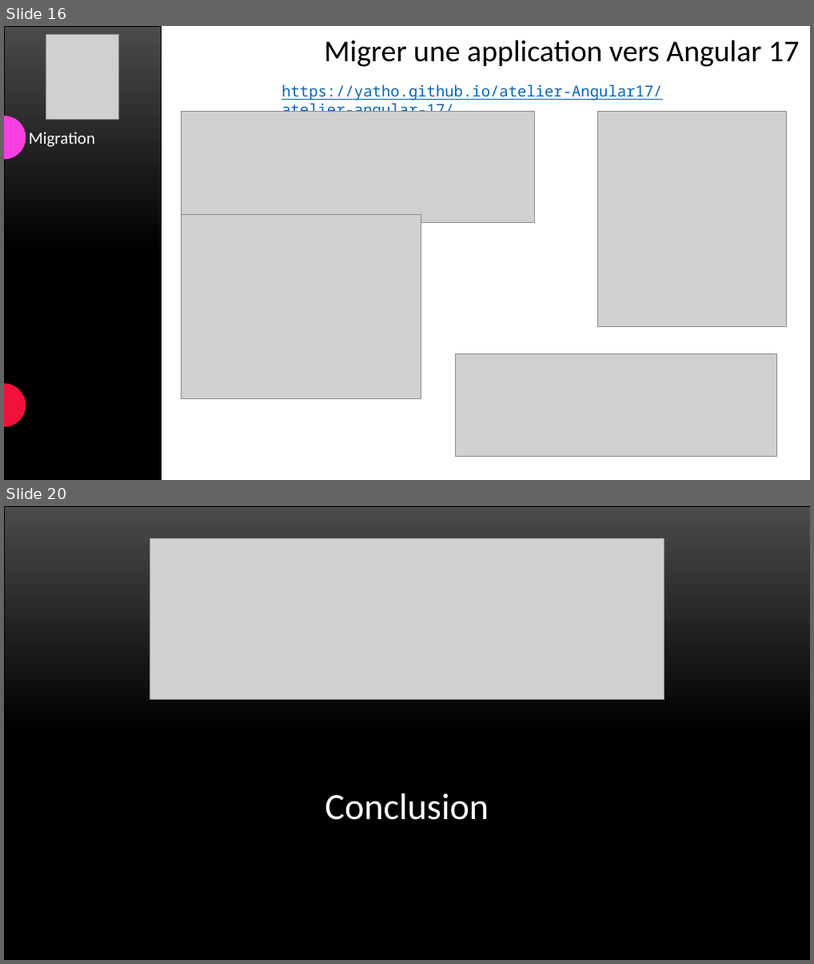
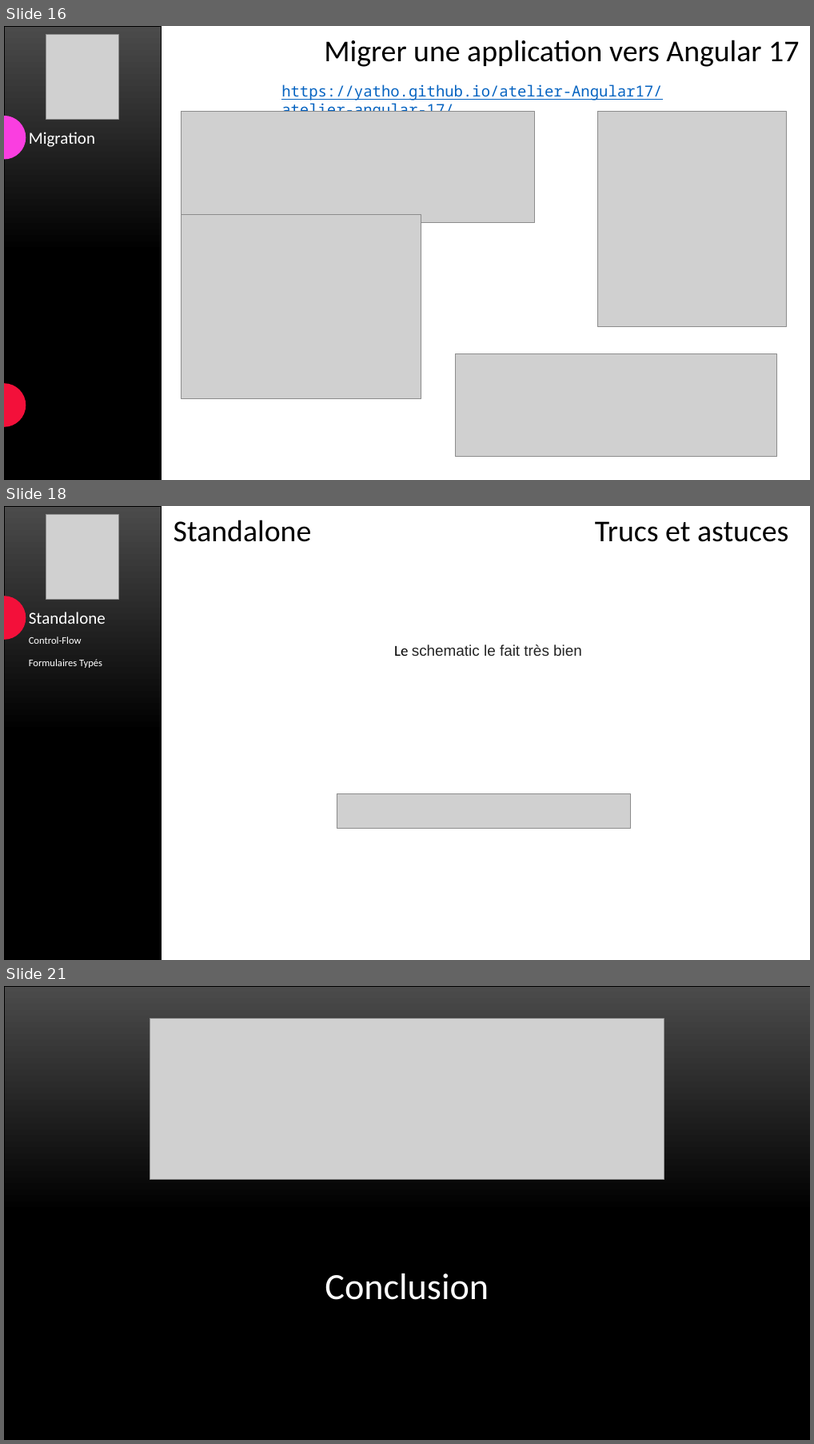
Before and after one commit to yatho/atelier-Angular17, a slide deck: Présentation.pptx. Shown one above the other, each under a label of ours: slides 16 and 20 before the commit, slides 16, 18 and 21 after it; the slides between them are not shown. The pictures are 814x964 and 814x1444 pixels, drawn with LibreOffice and Linux fonts; fonts in the diff are those of the drawing; grey boxes stand for pictures. Boxes give left, top, right and bottom in pixels: in the first picture for what was removed or moved away, otherwise in the second. Text is boxed around its words. In the diff, an @@ line names an element or a change of style, - is before the commit and + after.

```diff
--- a/Présentation.pptx
+++ b/Présentation.pptx
@@ slide 18 added at box(4, 506, 810, 960), background #FFFFFF @@
@@ freeform shape added at box(4, 506, 162, 960), fill gradient #4B4B4B to #000000, outline #000000 0.5 pt @@
@@ picture added at box(46, 515, 119, 599) @@
@@ text added at box(174, 520, 312, 542), 36 pt, text #000000 @@
+Standalone
@@ text added at box(595, 521, 789, 542), 36 pt, text #000000 @@
+Trucs et astuces
@@ freeform shape added at box(4, 596, 26, 639), fill #F3103A @@
@@ text added at box(29, 612, 106, 624), 20 pt, text #FFFFFF @@
+Standalone
@@ text added at box(29, 636, 82, 644), 12 pt, text #FFFFFF @@
+Control-Flow
@@ text added at box(394, 644, 582, 656), 18 pt, text #242424 @@
+Le schematic le fait très bien
@@ text added at box(29, 659, 102, 668), 12 pt, text #FFFFFF @@
+Formulaires Typés
@@ picture added at box(337, 794, 630, 828) @@
@@ what was slide 20 is now slide 21 @@
```
Also in this commit, not shown: 3 slides changed.
